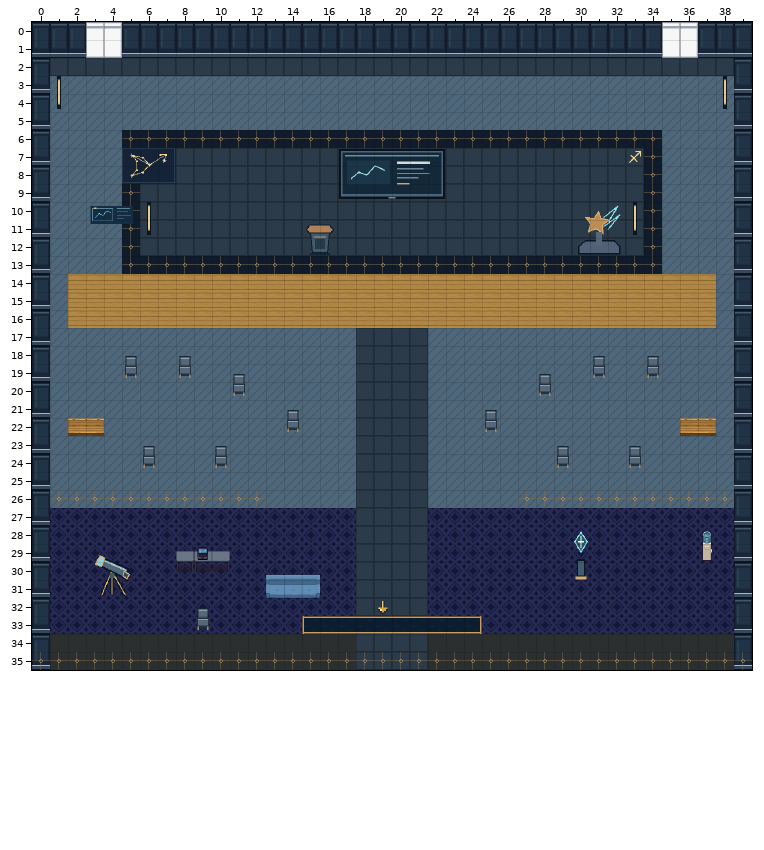
Tiled map (JSON) -- maps/speaker-sagittarius.tmj. This is how it looked before the edit.
Cells are 32x32 px. Shown: x 0..39, y 0..35.
And afterwards:
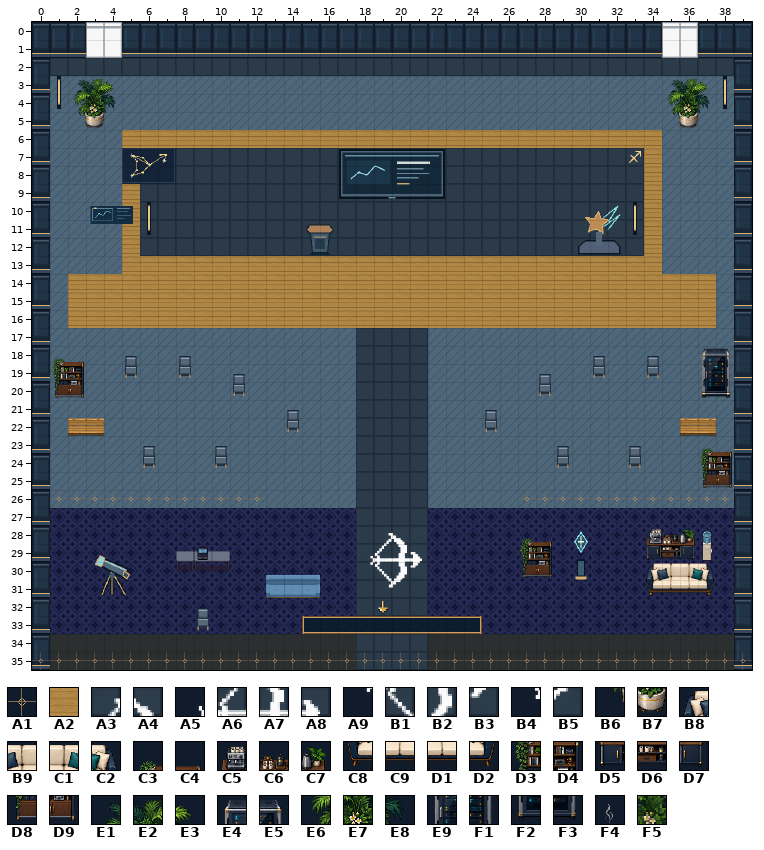
Key: from "art-0": A1 15; from "art-1": A2 355; from "art-10": A3 129, A4 130, A5 144, A6 145, A7 146, A8 147, A9 160, B1 161, B2 162, B3 163, B4 177, B5 178; from "art-8": B6 6, B7 7; from "art-9": B8 6, B9 7, C1 8, C2 9, C3 10, C4 11, C5 12, C6 13, C7 14, C8 22, C9 23, D1 24, D2 25, D3 26, D4 27, D5 28, D6 29, D7 30, D8 42, D9 43, E1 64, E2 65, E3 66, E4 75, E5 76, E6 80, E7 81, E8 82, E9 91, F1 92, F2 107, F3 108; from "interior-ambient-steam": F4 5; from "navigation-mask": F5 1.
__ is an empty cell, .. an unchanged one.
Tiles of an added or newly shown layer are drawn over the layers below it.
See-through tiles are keyed as they look on the map.
Diff:
--- layer "terrain"
@@ x 5..34 @@
- 6 A1 A1 A1 A1 A1 A1 A1 A1 A1 A1 A1 A1 A1 A1 A1 A1 A1 A1 A1 A1 A1 A1 A1 A1 A1 A1 A1 A1 A1 A1
- 7 .. .. .. .. .. .. .. .. .. .. .. .. .. .. .. .. .. .. .. .. .. .. .. .. .. .. .. .. .. A1
- 8 .. .. .. .. .. .. .. .. .. .. .. .. .. .. .. .. .. .. .. .. .. .. .. .. .. .. .. .. .. A1
- 9 A1 .. .. .. .. .. .. .. .. .. .. .. .. .. .. .. .. .. .. .. .. .. .. .. .. .. .. .. .. A1
-10 A1 .. .. .. .. .. .. .. .. .. .. .. .. .. .. .. .. .. .. .. .. .. .. .. .. .. .. .. .. A1
-11 A1 .. .. .. .. .. .. .. .. .. .. .. .. .. .. .. .. .. .. .. .. .. .. .. .. .. .. .. .. A1
-12 A1 .. .. .. .. .. .. .. .. .. .. .. .. .. .. .. .. .. .. .. .. .. .. .. .. .. .. .. .. A1
-13 A1 A1 A1 A1 A1 A1 A1 A1 A1 A1 A1 A1 A1 A1 A1 A1 A1 A1 A1 A1 A1 A1 A1 A1 A1 A1 A1 A1 A1 A1
+ 6 A2 A2 A2 A2 A2 A2 A2 A2 A2 A2 A2 A2 A2 A2 A2 A2 A2 A2 A2 A2 A2 A2 A2 A2 A2 A2 A2 A2 A2 A2
+ 7 .. .. .. .. .. .. .. .. .. .. .. .. .. .. .. .. .. .. .. .. .. .. .. .. .. .. .. .. .. A2
+ 8 .. .. .. .. .. .. .. .. .. .. .. .. .. .. .. .. .. .. .. .. .. .. .. .. .. .. .. .. .. A2
+ 9 A2 .. .. .. .. .. .. .. .. .. .. .. .. .. .. .. .. .. .. .. .. .. .. .. .. .. .. .. .. A2
+10 A2 .. .. .. .. .. .. .. .. .. .. .. .. .. .. .. .. .. .. .. .. .. .. .. .. .. .. .. .. A2
+11 A2 .. .. .. .. .. .. .. .. .. .. .. .. .. .. .. .. .. .. .. .. .. .. .. .. .. .. .. .. A2
+12 A2 .. .. .. .. .. .. .. .. .. .. .. .. .. .. .. .. .. .. .. .. .. .. .. .. .. .. .. .. A2
+13 A2 A2 A2 A2 A2 A2 A2 A2 A2 A2 A2 A2 A2 A2 A2 A2 A2 A2 A2 A2 A2 A2 A2 A2 A2 A2 A2 A2 A2 A2
--- layer "scenery-belowAvatar-0"
@@ x 2..37 @@
- 3 .. .. .. .. .. .. .. .. .. .. .. .. .. .. .. .. .. .. .. .. .. .. .. .. .. .. .. .. .. .. .. .. .. __ __ __
- 4 .. .. .. .. .. .. .. .. .. .. .. .. .. .. .. .. .. .. .. .. .. .. .. .. .. .. .. .. .. .. .. .. .. __ __ __
- 5 __ __ .. .. .. .. .. .. .. .. .. .. .. .. .. .. .. .. .. .. .. .. .. .. .. .. .. .. .. .. .. .. .. __ __ ..
+ 3 .. .. .. .. .. .. .. .. .. .. .. .. .. .. .. .. .. .. .. .. .. .. .. .. .. .. .. .. .. .. .. .. .. E1 E2 E3
+ 4 .. .. .. .. .. .. .. .. .. .. .. .. .. .. .. .. .. .. .. .. .. .. .. .. .. .. .. .. .. .. .. .. .. E6 E7 E8
+ 5 B6 B7 .. .. .. .. .. .. .. .. .. .. .. .. .. .. .. .. .. .. .. .. .. .. .. .. .. .. .. .. .. .. .. B6 B7 ..
@@ x 1..38 @@
-18 __ __ .. .. .. .. .. .. .. .. .. .. .. .. .. .. .. .. .. .. .. .. .. .. .. .. .. .. .. .. .. .. .. .. .. .. __ __
-19 __ __ .. .. .. .. .. .. .. .. .. .. .. .. .. .. .. .. .. .. .. .. .. .. .. .. .. .. .. .. .. .. .. .. .. .. __ __
-20 __ __ .. .. .. .. .. .. .. .. .. .. .. .. .. .. .. .. .. .. .. .. .. .. .. .. .. .. .. .. .. .. .. .. .. .. __ __
+18 C3 C4 .. .. .. .. .. .. .. .. .. .. .. .. .. .. .. .. .. .. .. .. .. .. .. .. .. .. .. .. .. .. .. .. .. .. E4 E5
+19 D3 D4 .. .. .. .. .. .. .. .. .. .. .. .. .. .. .. .. .. .. .. .. .. .. .. .. .. .. .. .. .. .. .. .. .. .. E9 F1
+20 D8 D9 .. .. .. .. .. .. .. .. .. .. .. .. .. .. .. .. .. .. .. .. .. .. .. .. .. .. .. .. .. .. .. .. .. .. F2 F3
@@ x 18..37 @@
-28 .. __ __ .. .. .. .. .. .. __ __ .. .. .. .. .. __ __ __ ..
-29 __ __ __ __ .. .. .. .. .. __ __ .. .. .. .. .. __ __ __ ..
-30 __ __ __ __ .. .. .. .. .. __ __ .. .. .. .. .. __ __ __ __
-31 .. __ __ .. .. .. .. .. .. .. .. .. .. .. .. .. __ __ __ __
+28 .. A3 A4 .. .. .. .. .. .. C3 C4 .. .. .. .. .. C5 C6 C7 ..
+29 A5 A6 A7 A8 .. .. .. .. .. D3 D4 .. .. .. .. .. D5 D6 D7 ..
+30 A9 B1 B2 B3 .. .. .. .. .. D8 D9 .. .. .. .. .. B8 B9 C1 C2
+31 .. B4 B5 .. .. .. .. .. .. .. .. .. .. .. .. .. C8 C9 D1 D2
--- layer "scenery-belowAvatar-1"
@@ x 37..38 @@
-23 __ __
-24 __ __
-25 __ __
+23 C3 C4
+24 D3 D4
+25 D8 D9
--- layer "interior-ambient-plant" (added)
@@ x 2..4 @@
- 3 __ __ __
- 4 __ __ __
+ 3 E1 E2 E3
+ 4 E6 E7 E8
--- layer "interior-ambient-steam" (added)
@@ x 34..34 @@
-28 __
+28 F4
--- layer "interior-ambient-server" (added)
@@ x 37..38 @@
-18 __ __
-19 __ __
-20 __ __
+18 E4 E5
+19 E9 F1
+20 F2 F3
--- layer "physical-collisions"
@@ x 2..37 @@
- 3 __ __ __ .. .. .. .. .. .. .. .. .. .. .. .. .. .. .. .. .. .. .. .. .. .. .. .. .. .. .. .. .. .. __ __ __
- 4 __ __ __ .. .. .. .. .. .. .. .. .. .. .. .. .. .. .. .. .. .. .. .. .. .. .. .. .. .. .. .. .. .. __ __ __
- 5 __ __ .. .. .. .. .. .. .. .. .. .. .. .. .. .. .. .. .. .. .. .. .. .. .. .. .. .. .. .. .. .. .. __ __ ..
+ 3 F5 F5 F5 .. .. .. .. .. .. .. .. .. .. .. .. .. .. .. .. .. .. .. .. .. .. .. .. .. .. .. .. .. .. F5 F5 F5
+ 4 F5 F5 F5 .. .. .. .. .. .. .. .. .. .. .. .. .. .. .. .. .. .. .. .. .. .. .. .. .. .. .. .. .. .. F5 F5 F5
+ 5 F5 F5 .. .. .. .. .. .. .. .. .. .. .. .. .. .. .. .. .. .. .. .. .. .. .. .. .. .. .. .. .. .. .. F5 F5 ..
@@ x 1..38 @@
-18 __ __ .. .. .. .. .. .. .. .. .. .. .. .. .. .. .. .. .. .. .. .. .. .. .. .. .. .. .. .. .. .. .. .. .. .. __ __
-19 __ __ .. .. .. .. .. .. .. .. .. .. .. .. .. .. .. .. .. .. .. .. .. .. .. .. .. .. .. .. .. .. .. .. .. .. __ __
-20 __ __ .. .. .. .. .. .. .. .. .. .. .. .. .. .. .. .. .. .. .. .. .. .. .. .. .. .. .. .. .. .. .. .. .. .. __ __
+18 F5 F5 .. .. .. .. .. .. .. .. .. .. .. .. .. .. .. .. .. .. .. .. .. .. .. .. .. .. .. .. .. .. .. .. .. .. F5 F5
+19 F5 F5 .. .. .. .. .. .. .. .. .. .. .. .. .. .. .. .. .. .. .. .. .. .. .. .. .. .. .. .. .. .. .. .. .. .. F5 F5
+20 F5 F5 .. .. .. .. .. .. .. .. .. .. .. .. .. .. .. .. .. .. .. .. .. .. .. .. .. .. .. .. .. .. .. .. .. .. F5 F5
@@ x 37..38 @@
-23 __ __
-24 __ __
-25 __ __
+23 F5 F5
+24 F5 F5
+25 F5 F5
@@ x 27..37 @@
-28 __ __ .. .. .. .. .. __ __ __ ..
-29 __ __ .. .. .. .. .. __ __ __ ..
-30 __ __ .. .. .. .. .. __ __ __ __
-31 .. .. .. .. .. .. .. __ __ __ __
+28 F5 F5 .. .. .. .. .. F5 F5 F5 ..
+29 F5 F5 .. .. .. .. .. F5 F5 F5 ..
+30 F5 F5 .. .. .. .. .. F5 F5 F5 F5
+31 .. .. .. .. .. .. .. F5 F5 F5 F5
Where, in picture pixels (left, top, right, bottom), the same in both pictures:
added: (73, 78, 116, 129)
changed: (122, 78, 710, 274)
added: (52, 358, 84, 398)
added: (701, 348, 731, 398)
added: (700, 448, 732, 488)
added: (370, 533, 422, 588)
added: (520, 538, 552, 578)
added: (646, 529, 714, 596)
